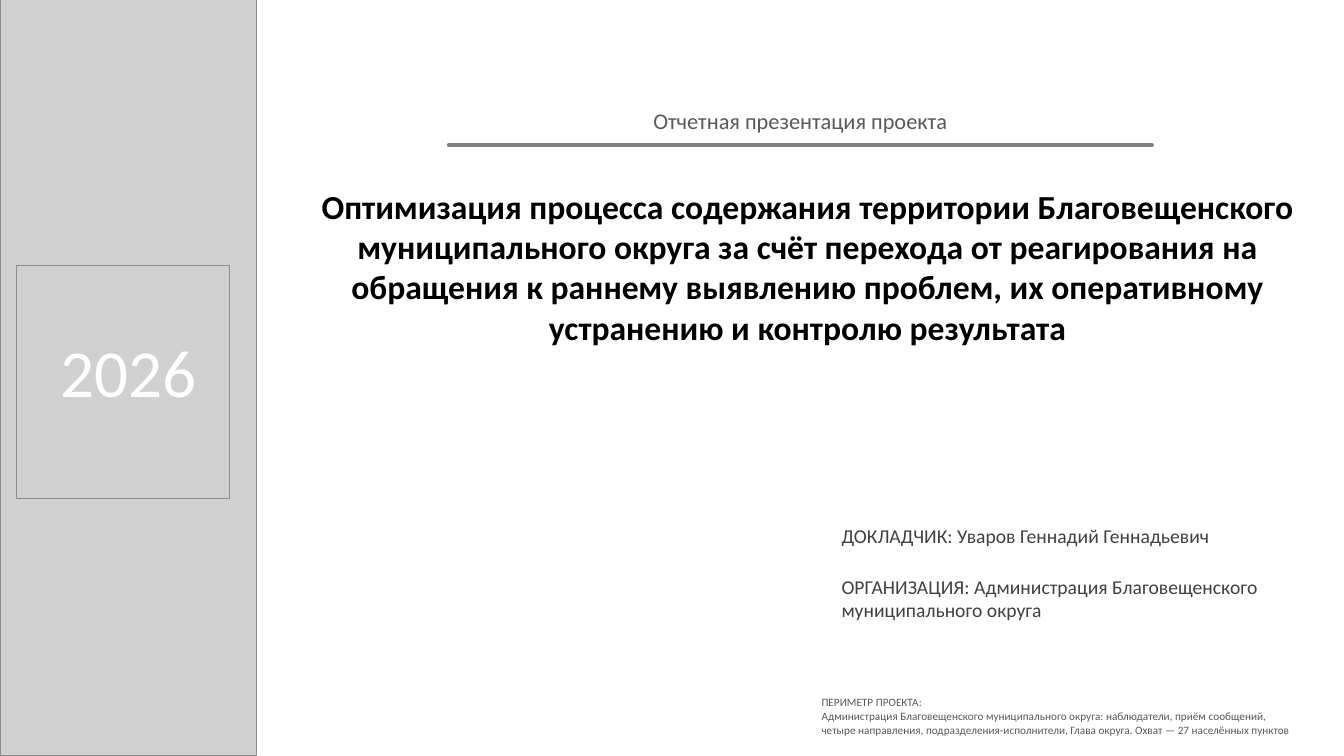
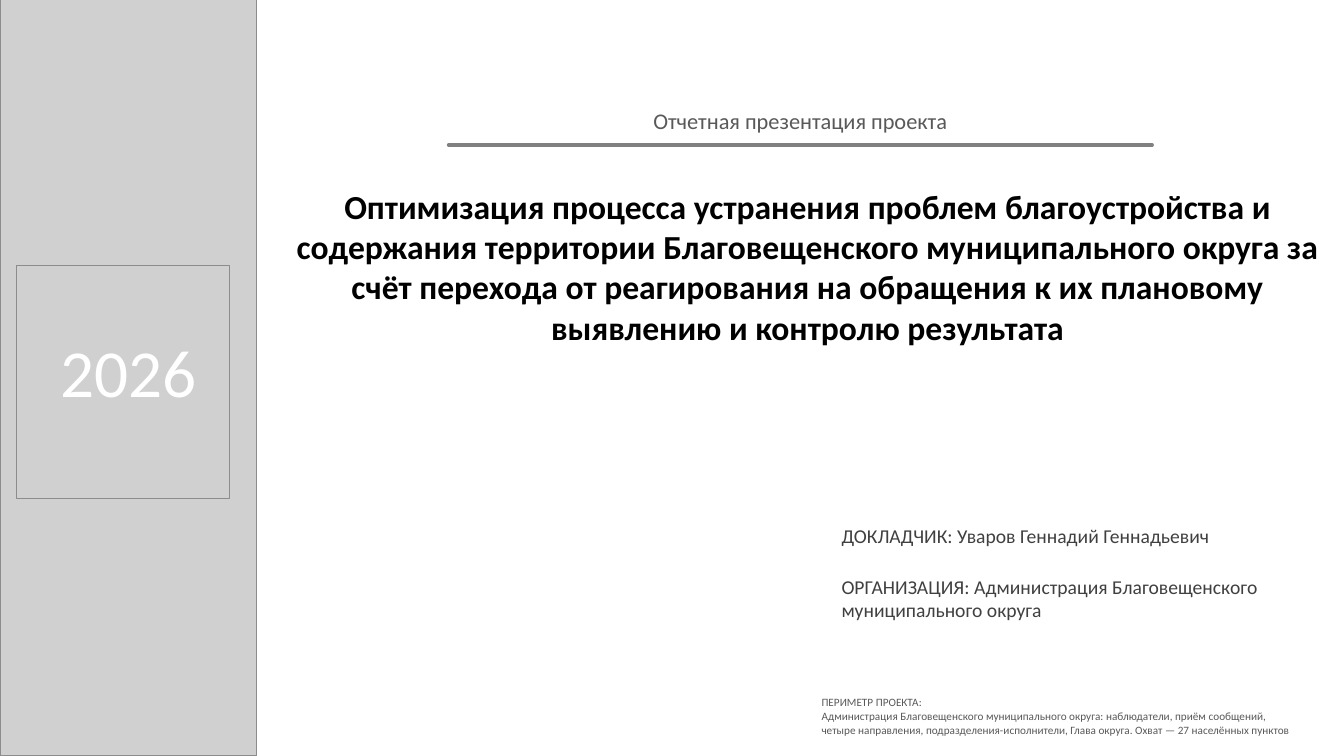
Before and after one commit to NiceGenn/Team-28-progress, a slide deck: slide 1 of файлы/prezentaciya-chernovik.pptx. Drawn at 1344x756 pixels with LibreOffice and Linux fonts; fonts in the diff are those of the drawing; grey boxes stand for pictures. Boxes give left, top, right and bottom in pixels: in the first picture for what was removed or moved away, otherwise in the second. Text is boxed around its words. In the diff, an @@ line names an element or a change of style, - is before the commit and + after.

```diff
--- a/файлы/prezentaciya-chernovik.pptx
+++ b/файлы/prezentaciya-chernovik.pptx
@@ text at box(297, 196, 1318, 346): text changed @@
-Оптимизация процесса содержания территории Благовещенского муниципального округа за счёт перехода от реагирования на обращения к раннему выявлению проблем, их оперативному устранению и контролю результата
+Оптимизация процесса устранения проблем благоустройства и содержания территории Благовещенского муниципального округа за счёт перехода от реагирования на обращения к их плановому выявлению и контролю результата
```
Also in this commit, not shown: 21 other files.
